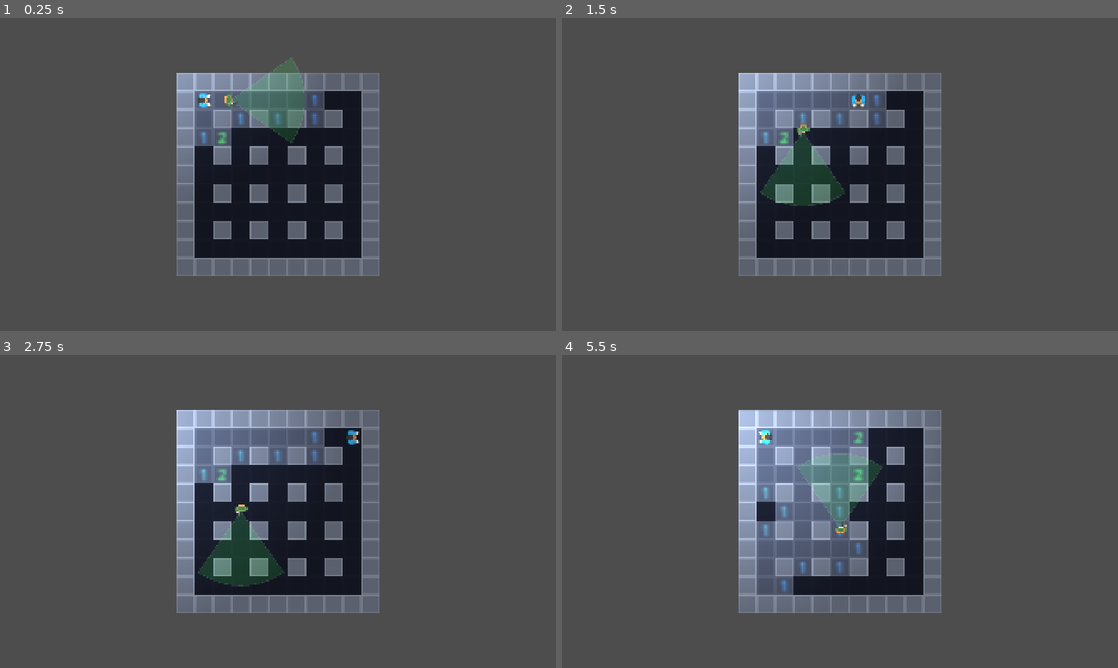
Above: before the commit, frames 1-4 (two rows, left to right).
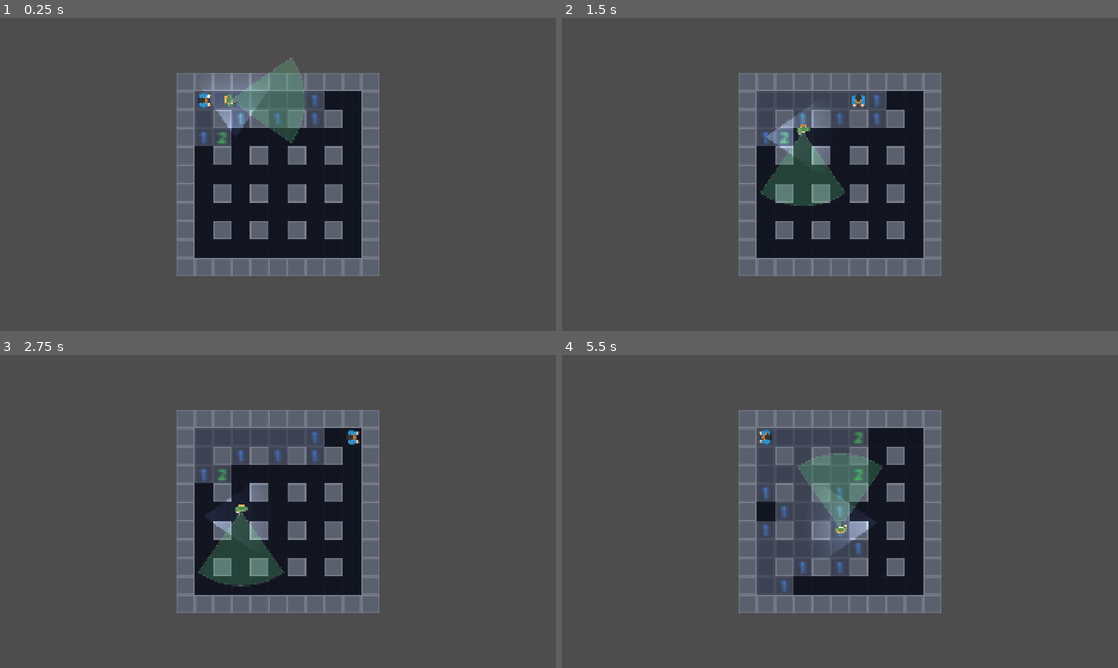
Above: after the commit, the same moments.

Repository: MayraSRS04/Darkfield
Game: Godot game, scene res://scenes/01_juego.tscn
The game is run twice, just before and just after one commit, with the same random seed, the same clock (stepped at 60 frames per second) and the same inputs. This scene is started directly instead of the project's main scene.
Inputs:
- Up to frame 1 (0.25 s): no input
- Up to frame 2 (1.5 s): tap Enter at 0.5 s; hold Right (ui_right) 0.53-1.28 s; tap F at 0.6, 1.35 s; tap Space at 0.77 s; hold Down (ui_down) from 1.28 s (still down)
- Up to frame 3 (2.75 s): tap Space at 1.52 s; release Down (ui_down) at 2.03 s; hold Right (ui_right) from 2.03 s (still down); tap F at 2.1 s
- Up to frame 4 (5.5 s): release Right (ui_right) at 2.78 s; hold Up (ui_up) 2.78-3.53 s; tap F at 2.85, 3.6, 5.1 s; tap Space at 3.02, 3.77, 5.27 s; hold Left (ui_left) 3.53-4.25 s; click "REINTENTAR" at 4.25 s; hold Left (ui_left) from 5.03 s (still down)

The runs differ from the first frame. In frame 1, 2.3% of the frame differs, in the area x 31-49%, y 17-48%; in frame 2, 4.2%; in frame 3, 6.0%; in frame 4, 11%, in the area x 31-64%, y 17-78%.

Commit message:
aumentando luz de iluminacion a la linterna

Diff:
--- a/actors/Cazador.tscn
+++ b/actors/Cazador.tscn
@@ -30,9 +30,8 @@
 
 [node name="Linterna" type="PointLight2D" parent="." unique_id=2200000001]
 position = Vector2(0, -6)
-texture = SubResource("GradientTexture2D_luz")
-texture_scale = 3.0
-energy = 1.2
+texture_scale = 0.5
+energy = 0.9
 color = Color(0.85, 0.92, 1.0, 1)
 shadow_enabled = true
 shadow_color = Color(0, 0, 0, 0.85)
--- a/actors/cazador.gd
+++ b/actors/cazador.gd
@@ -22,6 +22,7 @@
 	inicio = global_position
 	destino = global_position
 	ultima_pos_vista = global_position
+	_configurar_linterna()
 
 func _physics_process(delta: float) -> void:
 	if _ve_al_jugador():
@@ -36,7 +37,8 @@
 			moviendose = false
 	velocity = Vector2.ZERO
 	move_and_slide()
-	$Linterna.position = ultima_direccion * 6.0
+	$Linterna.rotation = ultima_direccion.angle()
+	$Linterna.position = ultima_direccion * 4.0
 	queue_redraw()
 
 func _actualizar_estado(delta: float) -> void:
@@ -299,8 +301,27 @@
 		puntos.append(Vector2(cos(angulo), sin(angulo)) * alcance_px)
 	puntos.append(Vector2.ZERO)
 	draw_polygon(puntos, PackedColorArray([_color_cono()]))
+	var color_luz := Color(0.75, 0.88, 1.0, 0.08)
+	draw_polygon(puntos, PackedColorArray([color_luz]))
 	draw_polyline(puntos, Color(1.0, 1.0, 1.0, 0.10), 0.8)
-	##draw_circle(Vector2.ZERO, 5.0, _color_estado())
 	if estado == Estado.SOSPECHANDO:
 		var progreso: float = minf(timer_sospecha / GameManager.TIEMPO_ESPERA_PATRULLA, 1.0)
 		draw_arc(Vector2.ZERO, 8.0, -PI / 2.0, -PI / 2.0 + progreso * TAU, 20, Color(1.0, 1.0, 0.2, 0.95), 2.0)
+
+
+func _configurar_linterna() -> void:
+	var tam := 128
+	var imagen := Image.create(tam, tam, false, Image.FORMAT_RGBA8)
+	var medio_angulo := deg_to_rad(GameManager.ANGULO_CONO)
+	for y: int in range(tam):
+		for x: int in range(tam):
+			var dir := Vector2(float(x) - tam / 2.0, float(y) - float(tam))
+			var dist := dir.length()
+			if dist > tam or dist < 1.0:
+				continue
+			var angulo: float = abs(wrapf(dir.angle() + PI / 2.0, -PI, PI))
+			if angulo > medio_angulo:
+				continue
+			var intensidad := 1.0 - (dist / float(tam))
+			imagen.set_pixel(x, y, Color(1.0, 1.0, 1.0, intensidad))
+	$Linterna.texture = ImageTexture.create_from_image(imagen)
